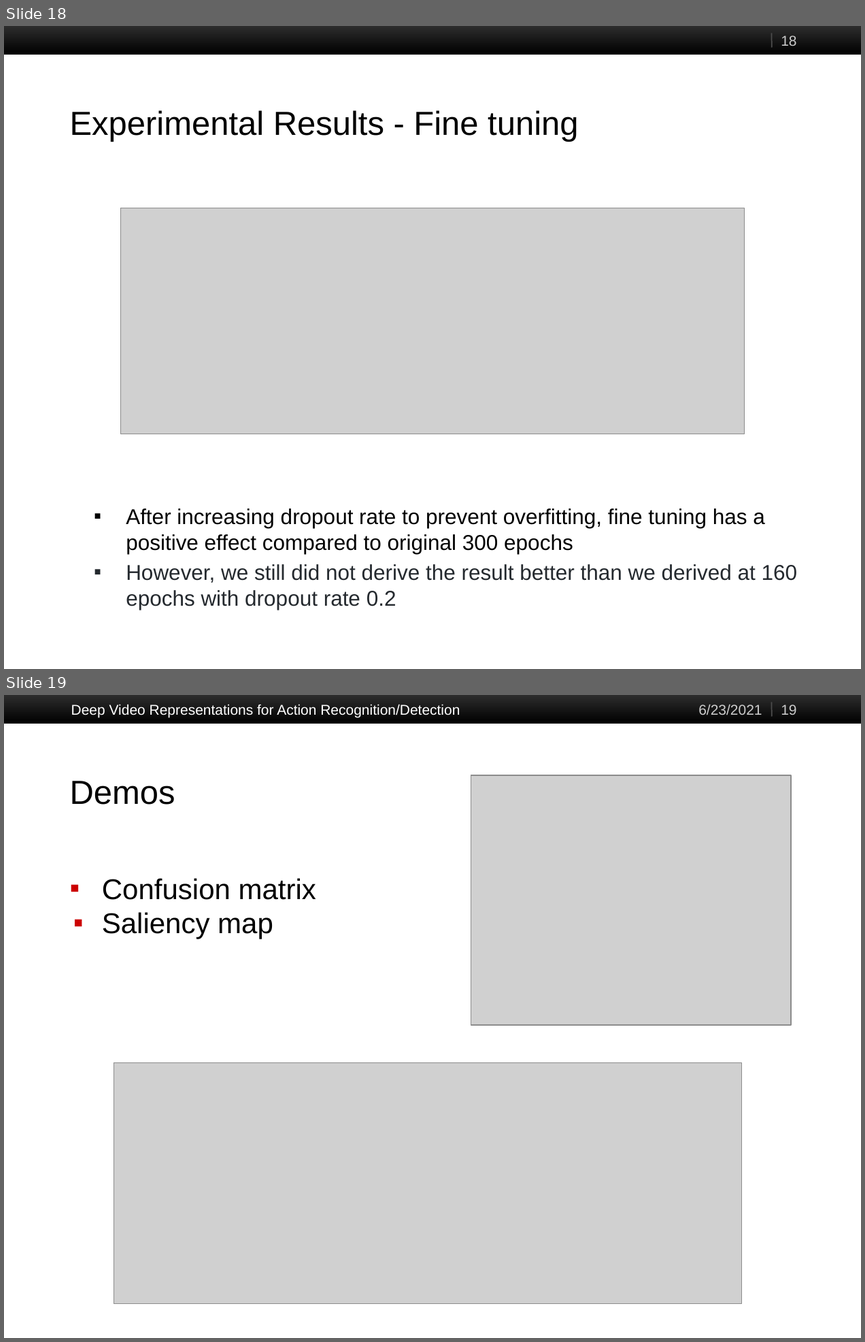
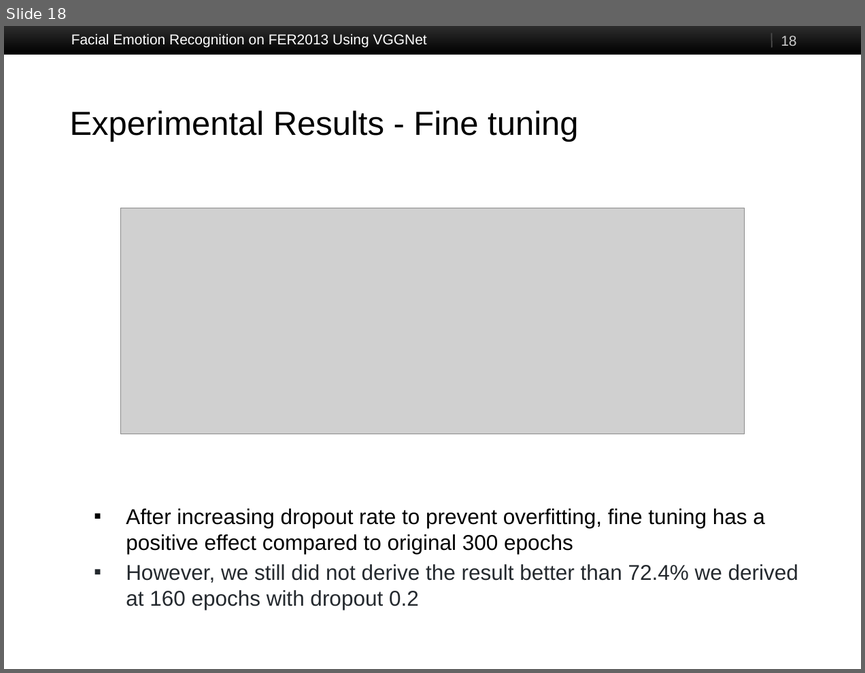
Before and after one commit to JimY233/CS523_Project, a slide deck: Facial Emotion Recognition on FER2013.pptx. Shown one above the other, each under a label of ours: slides 18 and 19 before the commit, slide 18 after it. The pictures are 865x1342 and 865x673 pixels, drawn with LibreOffice and Linux fonts; fonts in the diff are those of the drawing; grey boxes stand for pictures. Boxes give left, top, right and bottom in pixels: in the first picture for what was removed or moved away, otherwise in the second. Text is boxed around its words. In the diff, an @@ line names an element or a change of style, - is before the commit and + after.

```diff
--- a/Facial Emotion Recognition on FER2013.pptx
+++ b/Facial Emotion Recognition on FER2013.pptx
@@ slide 19 removed at bbox=[4, 695, 861, 1338], background #FFFFFF; not listed: 2 template elements that a slide beside it also shows @@
@@ text removed at bbox=[71, 704, 460, 717] @@
-Deep Video Representations for Action Recognition/Detection
@@ text removed at bbox=[698, 705, 762, 715] @@
-6/23/2021
@@ page number removed at bbox=[781, 705, 796, 715] @@
-19
@@ picture removed at bbox=[471, 775, 791, 1025] @@
@@ title removed at bbox=[70, 781, 175, 804] @@
-Demos
@@ text removed at bbox=[102, 878, 316, 939] @@
-▪ Confusion matrix
-▪ Saliency map
@@ picture removed at bbox=[113, 1063, 741, 1304] @@
@@ slide 18 changed as well @@
@@ text added at bbox=[71, 33, 427, 47], 12 pt, text #FFFFFF @@
+Facial Emotion Recognition on FER2013 Using VGGNet
@@ text at bbox=[126, 564, 798, 609]: text changed @@
-▪ However, we still did not derive the result better than we derived at 160 epochs with dropout rate 0.2
+▪ However, we still did not derive the result better than 72.4% we derived at 160 epochs with dropout 0.2
```
Also in this commit, not shown: 17 other slides changed, 4 slides added, 2 other slides removed.
